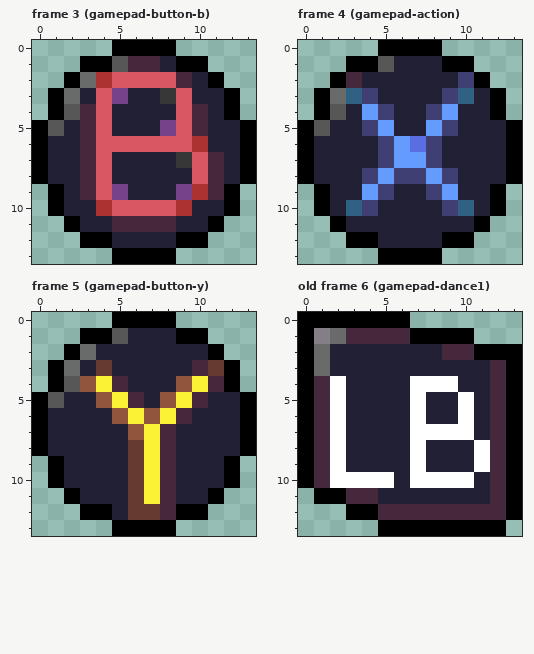
Edited in one commit: pixel-art file (assets/sprites/buttons.aseprite). Above is the file before it was changed.
14x14 pixels, 7 frames. Colours within 5 levels of each other are drawn and written as one. Shown: frame 3 (gamepad-button-b), frame 4 (gamepad-action), frame 5 (gamepad-button-y), old frame 6 (gamepad-dance1). The commit also changed other frames, which this record leaves out.
Once edited:
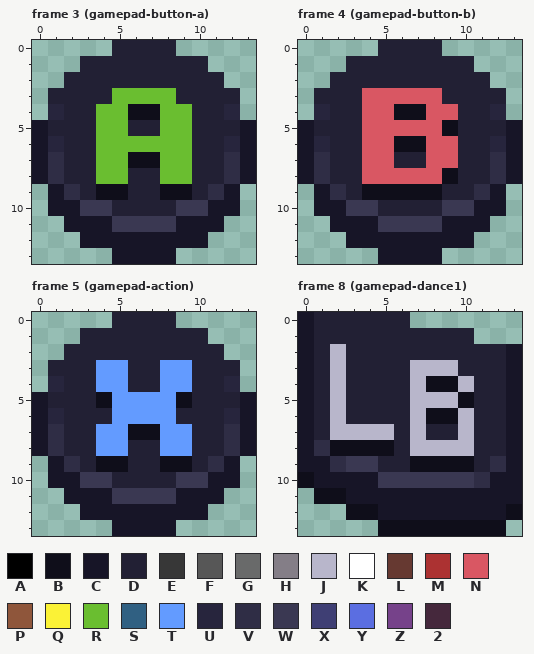
Palette (. is transparent): A #000000  B #0f0e1a  C #171527  D #222034  E #373737  F #575757  G #696a6a  H #847e87  J #b8b6cb  K #ffffff  L #663931  M #ac3232  N #d95763  P #8f563b  Q #fbf236  R #6abe30  S #306082  T #639bff  U #27253d  V #2f2d45  W #3a3852  X #3f3f74  Y #5b6ee1  Z #76428a  2 #45283c
A new or re-ordered frame is compared with the old frame closest to it.
Author's note on the commit: enhance button graphics and remap some buttons to allow for more flexible controls
From old to new:
frames 7 -> 9
Changed rows in their new state; - is an unchanged pixel.
Frame 3 (gamepad-button-a), layers "Label", "Button base":
first column x 0:
 0 -----DDDD-----
 1 ---DDDDD-DD---
 2 --DDDDDDDD-D--
 3 -DD-DRRRRD--D-
 4 -UDDRRBBRRD-U-
 5 CD-DRR--RRD--C
 6 CU-DRRRRRRD-UC
 7 CV-DRRBBRRDDVC
 8 CV-DRR--RRDDVC
 9 -CVDBB--BBDVC-
10 -CCWWDDDDWWCC-
11 --CCCWWWWCCC--
12 ---CCCCCCCC---
13 -----CCCC-----
Frame 4 (gamepad-button-b), layers "Label", "Button base":
first column x 0:
 0 -----DDDD-----
 1 ---DDD---DD---
 2 --DD------DD--
 3 -DDDNNNNNDD-D-
 4 -UD-NNBBNN--U-
 5 CD--NNNNNB---C
 6 CU--NNBBNN--UC
 7 CV--NNDDNN--VC
 8 CV--NNNNNB--VC
 9 -CV-BBBBBD-VC-
10 -CCWW----WWCC-
11 --CCCWWWWCCC--
12 ---CCCCCCCC---
13 -----CCCC-----
Frame 5 (gamepad-action), layers "Label", "Button base":
first column x 0:
 0 -----DDDD-----
 1 ---DDD---DD---
 2 --DD-------D--
 3 -DD-TT--TTDDD-
 4 -UDDTT--TTDDU-
 5 CD--BTTTTBD--C
 6 CU---TTTTD--UC
 7 CV--TTBBTT--VC
 8 CV--TTDDTT--VC
 9 -CV-BBDDBB-VC-
10 -CCWW-DDDWWCC-
11 --CCCWWWWCCC--
12 ---CCCCCCCC---
13 -----CCCC-----
Frame 8 (gamepad-dance1) is new; against old frame 6 (gamepad-dance1), layers "Label", "Button base":
first column x 0:
 0 CDDDDDD-------
 1 CDDDDDDDDDD---
 2 CDJ------DDDDC
 3 CDJ----JJJ--DC
 4 CDJ----JBBJ-DC
 5 CDJ----JJJB-DC
 6 CDJ----JBBJ-DC
 7 CDJJJJ-JDDJ-DC
 8 CVBBBB-JJJJDDC
 9 CCVWW--BBBBDVC
10 BCCCCWWWWWWVCC
11 -BBCCCCCCCCCCC
12 ---BBCCCCCCCCB
13 -----BBBBBBBB-
